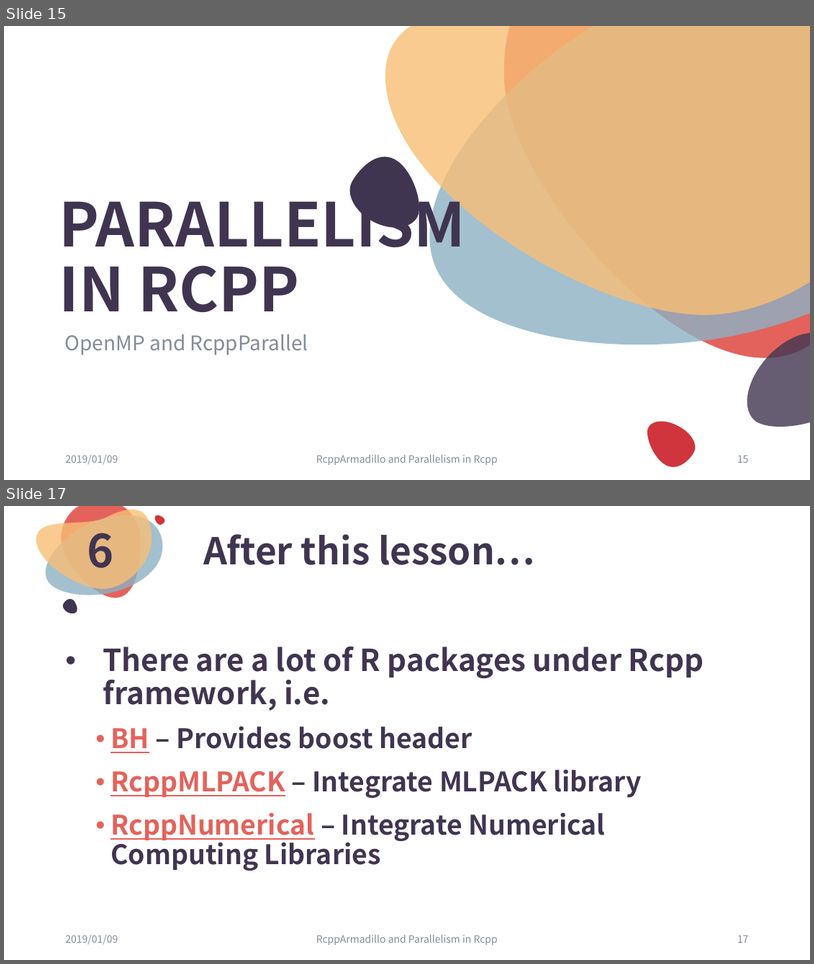
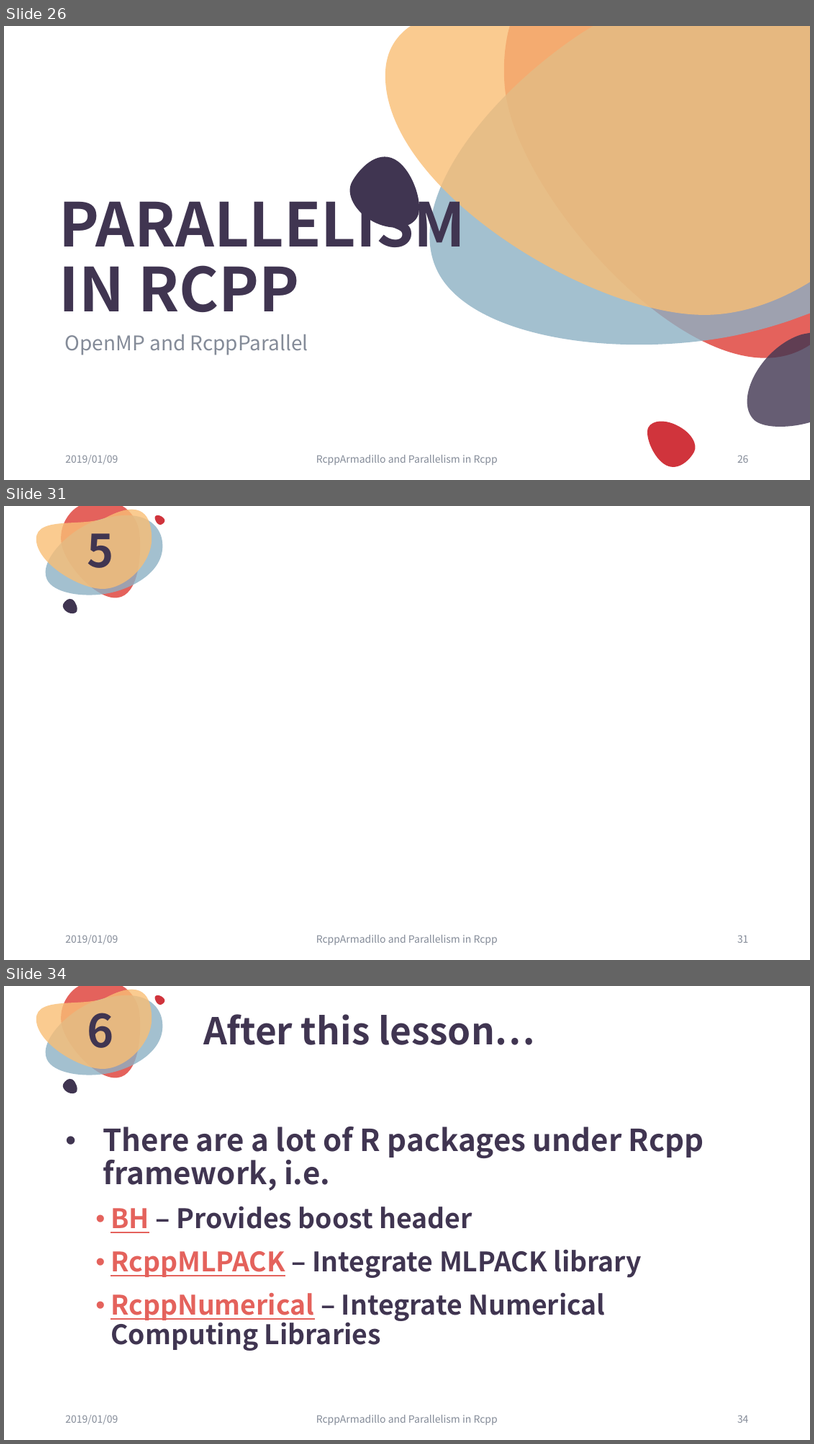
Before and after one commit to ChingChuan-Chen/Rcpp_RcppArmadillo_tutorial, a slide deck: leture_powerpoint_0109.pptx. Shown one above the other, each under a label of ours: slides 15 and 17 before the commit, slides 26, 31 and 34 after it; the slides between them are not shown. The pictures are 814x964 and 814x1444 pixels, drawn with LibreOffice and Linux fonts; fonts in the diff are those of the drawing; grey boxes stand for pictures. Boxes give left, top, right and bottom in pixels: in the first picture for what was removed or moved away, otherwise in the second. Text is boxed around its words. In the diff, an @@ line names an element or a change of style, - is before the commit and + after.

```diff
--- a/leture_powerpoint_0109.pptx
+++ b/leture_powerpoint_0109.pptx
@@ slide 31 added at bbox=[4, 506, 810, 960], background #FFFFFF; not listed: 5 template elements that a slide beside it also shows @@
@@ text added at bbox=[88, 521, 114, 568], 54 pt, text #403551, bold @@
+5
@@ text added at bbox=[65, 934, 118, 944], 12 pt, text #848B98 @@
+2019/01/09
@@ text added at bbox=[316, 934, 498, 944], 12 pt, text #848B98 @@
+RcppArmadillo and Parallelism in Rcpp
@@ page number added at bbox=[738, 934, 749, 942], 12 pt, text #848B98 @@
+31
@@ what was slide 15 is now slide 26 @@
@@ page number at bbox=[738, 454, 749, 462]: text changed @@
-15
+26
@@ what was slide 17 is now slide 34 @@
@@ page number at bbox=[738, 1414, 749, 1422]: text changed @@
-17
+34
```
Also in this commit, not shown: 4 slides changed, 16 other slides added, 7 other files.
